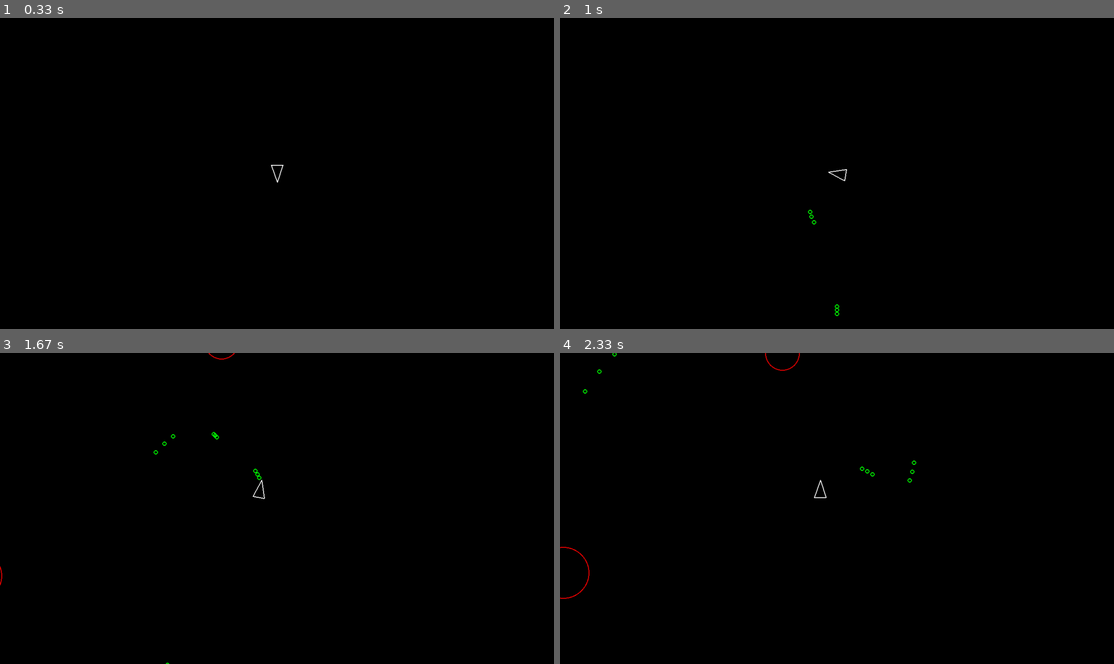
Above: before the commit, frames 1-4 (two rows, left to right).
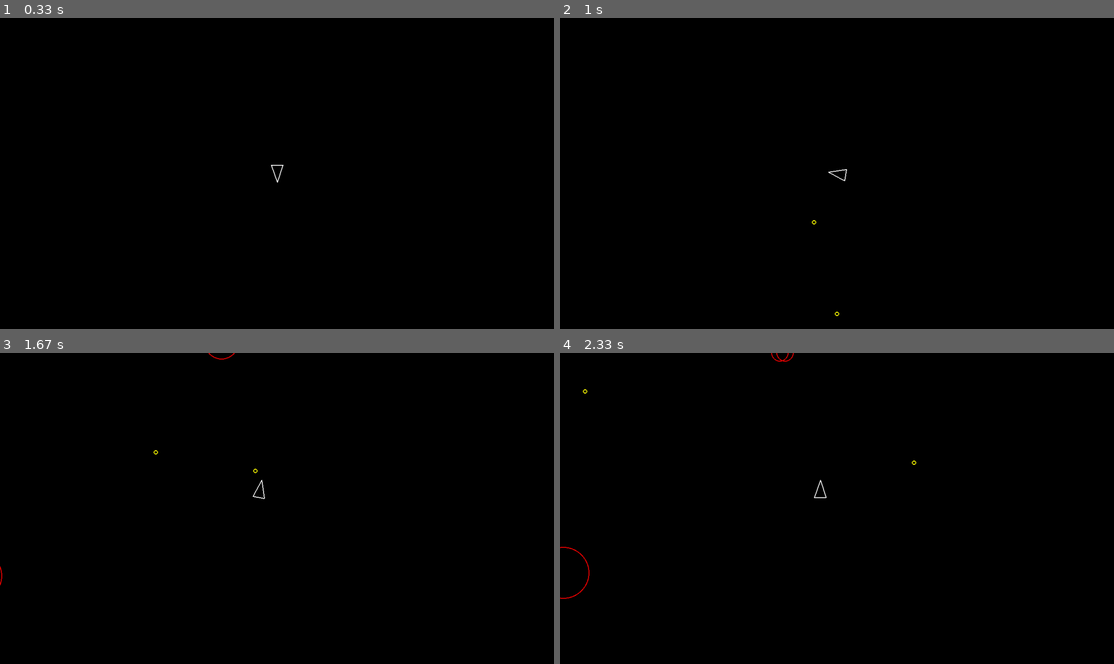
Above: after the commit, the same moments.

Repository: WinterFane/asteroid_pygame
Game: pygame game, started from main.py
Two runs of this game, one before a commit and one after it. Both use one fixed random seed, a clock stepped at 60 frames per second and the inputs below.
Inputs:
- Up to frame 1 (0.33 s): no input
- Up to frame 2 (1 s): tap Space at 0.33, 0.73 s; hold D from 0.67 s (still down)
- Up to frame 3 (1.67 s): tap Space at 1.03, 1.23, 1.57 s; release D at 1.13 s; hold W 1.17-1.47 s; hold D from 1.5 s (still down)
- Up to frame 4 (2.33 s): tap Space at 1.87, 2.07 s; release D at 1.97 s; hold A from 2 s (still down)

Frame 1 is identical in both runs. In frame 2, less than 0.1% of the frame differs, in the area x 44-51%, y 61-96%; in frame 3, less than 0.1%; in frame 4, 0.2%, in the area x 4-65%, y 0-42%.

Commit message:
asteroid game v1

Diff:
--- a/asteroid.py
+++ b/asteroid.py
@@ -1,13 +1,30 @@
 import pygame
 from circleshape import CircleShape
 from constants import *
+import random
 
 class Asteroid (CircleShape):
-    def __init__(self, x, y, radius):
+    def __init__(self, x, y, radius,asteroid_group):
         super().__init__(x,y,radius)
+        self.asteroid_group = asteroid_group
 
     def draw(self, screen):
-        pygame.draw.circle(screen,"red",self.position,self.radius,2)
+        pygame.draw.circle(screen,ASTEROID_COLOR,self.position,self.radius,2)
 
     def update(self, delta_time):
         self.position += (self.velocity * delta_time)
+
+    def split(self):
+        self.kill()
+        #print(f"1Splitting asteroid at ({self.position.x}, {self.position.y}) into two smaller ones!")
+        if(self.radius <= ASTEROID_MIN_RADIUS):
+            return
+        random_angle = random.uniform(20,50)
+        new_radius = self.radius - ASTEROID_MIN_RADIUS
+        asteroid_one = Asteroid(self.position.x,self.position.y,new_radius,self.asteroid_group)
+        asteroid_one.velocity = self.velocity.rotate(random_angle) * 1.2
+        asteroid_two = Asteroid(self.position.x,self.position.y,new_radius,self.asteroid_group)
+        asteroid_two.velocity = self.velocity.rotate(-random_angle) * 1.2
+        self.asteroid_group.add(asteroid_one)
+        self.asteroid_group.add(asteroid_two)
+        #print(f"2Splitting asteroid at ({self.position.x}, {self.position.y}) into two smaller ones!")
--- a/asteroidfield.py
+++ b/asteroidfield.py
@@ -28,12 +28,13 @@
         ],
     ]
 
-    def __init__(self):
+    def __init__(self,asteroid_group):
         pygame.sprite.Sprite.__init__(self, self.containers)
         self.spawn_timer = 0.0
+        self.asteroid_group = asteroid_group
 
     def spawn(self, radius, position, velocity):
-        asteroid = Asteroid(position.x, position.y, radius)
+        asteroid = Asteroid(position.x, position.y, radius,self.asteroid_group)
         asteroid.velocity = velocity
 
     def update(self, dt):
--- a/bullet.py
+++ b/bullet.py
@@ -8,7 +8,7 @@
         self.velocity = pygame.Vector2(0, 1).rotate(player_rotation) * PLAYER_SHOOT_SPEED
 
     def draw(self, screen):
-        pygame.draw.circle(screen,"green",self.position,self.radius,2)
+        pygame.draw.circle(screen,BASIC_WEAPON_COLOR,self.position,self.radius,2)
 
     def update(self, delta_time):
         self.position += (self.velocity * delta_time)
--- a/constants.py
+++ b/constants.py
@@ -12,3 +12,10 @@
 
 SHOT_RADIUS = 5
 PLAYER_SHOOT_SPEED = 500
+PLAYER_BASIC_COOLDOWN = 0.3
+
+
+#COLOR
+PLAYER_COLOR = "white"
+ASTEROID_COLOR = "red"
+BASIC_WEAPON_COLOR = "yellow"
--- a/main.py
+++ b/main.py
@@ -26,7 +26,7 @@
     Bullet.containers = (bullets_group, updatable_sprite_group, drawable_sprite_group)
 
     player1 = Player(SCREEN_WIDTH / 2,SCREEN_HEIGHT / 2,bullets_group)
-    asteroid_field = AsteroidField()
+    asteroid_field = AsteroidField(asteroid_sprite_group)
 
     while(True):
         for event in pygame.event.get():
@@ -39,6 +39,11 @@
             if asteroid.collision(player1):
                 print("Game over!")
                 return
+            for bullet in bullets_group:
+                if(bullet.collision(asteroid)):
+                    bullet.kill()
+                    asteroid.split()
+
 
         screen.fill("black")
 
--- a/player.py
+++ b/player.py
@@ -8,6 +8,7 @@
         super().__init__(x,y,PLAYER_RADIUS)
         self.rotation = 0
         self.bullet_group = bullet_group
+        self.basic_timer = 0
 
     # in the player class
     def triangle(self):
@@ -19,13 +20,14 @@
         return [a, b, c]
 
     def draw(self,screen):
-        pygame.draw.polygon(screen,"white",self.triangle(),2)
+        pygame.draw.polygon(screen,PLAYER_COLOR,self.triangle(),2)
 
     def rotate(self,delta_time):
         self.rotation += PLAYER_TURN_SPEED * delta_time
 
     def update(self, delta_time):
         keys = pygame.key.get_pressed()
+        self.basic_timer -= delta_time
 
         if keys[pygame.K_a]:
             self.rotate(-delta_time)
@@ -35,8 +37,9 @@
             self.move(delta_time)
         if keys[pygame.K_s]:
             self.move(-delta_time)
-        if keys[pygame.K_SPACE]:
+        if keys[pygame.K_SPACE] and not self.basic_timer > 0:
             self.shoot()
+
 
 
     def move(self,delta_time):
@@ -46,3 +49,4 @@
     def shoot(self):
         bullet = Bullet(self.position.x,self.position.y,SHOT_RADIUS,self.rotation)
         self.bullet_group.add(bullet)
+        self.basic_timer = PLAYER_BASIC_COOLDOWN
